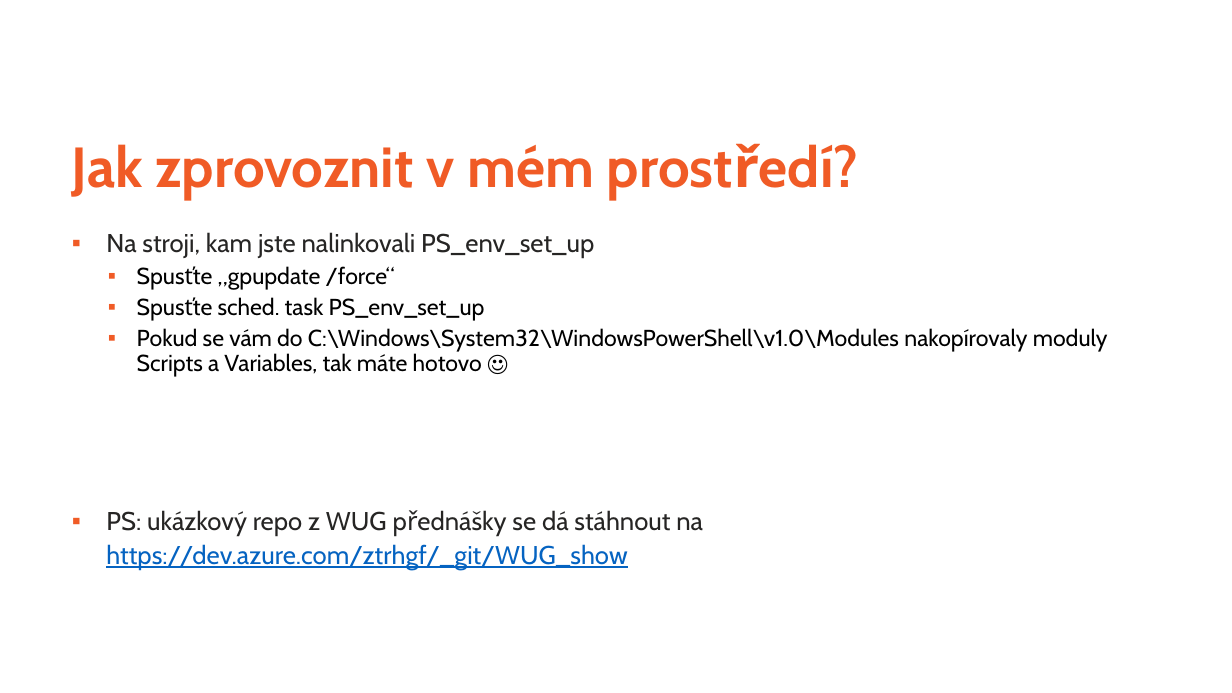
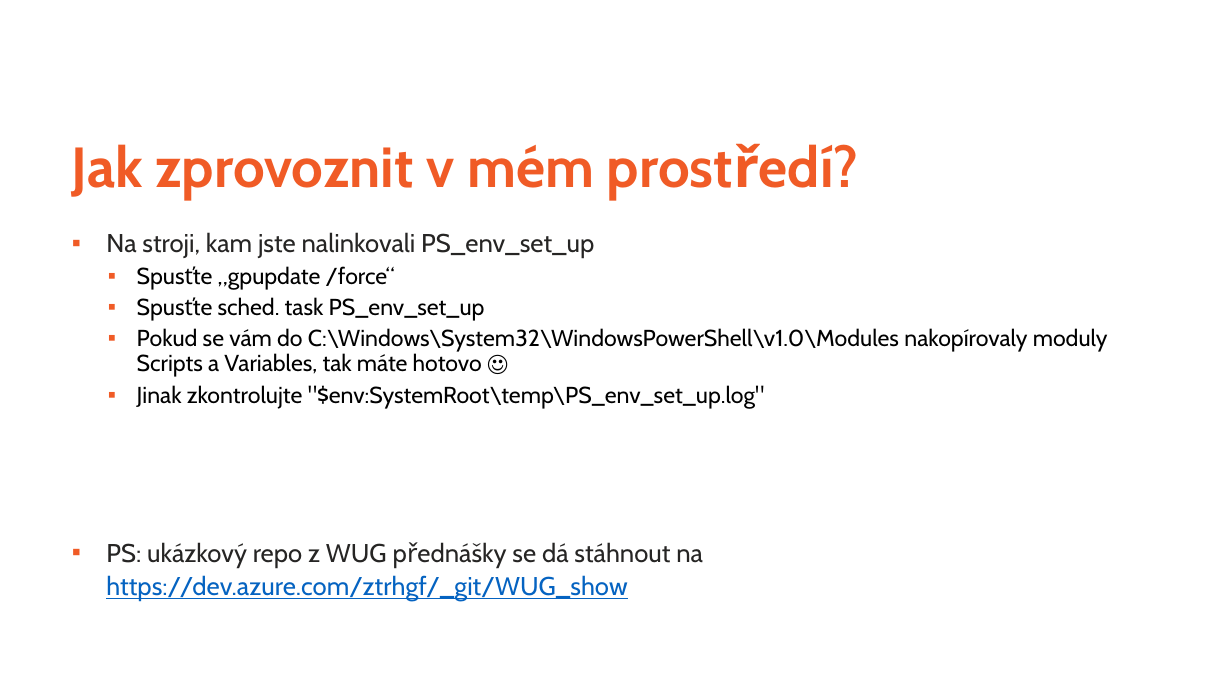
Before and after one commit to ztrhgf/Powershell_CICD_repository, a slide deck: slide 12 of jak zprovoznit CICD Powershell repo.pptx. Drawn at 1232x693 pixels with LibreOffice and Linux fonts; fonts in the diff are those of the drawing; background and template pictures are left out. Boxes give left, top, right and bottom in pixels: in the first picture for what was removed or moved away, otherwise in the second. Text is boxed around its words. In the diff, an @@ line names an element or a change of style, - is before the commit and + after.

Commit message:
slajd: new

```diff
--- a/jak zprovoznit CICD Powershell repo.pptx
+++ b/jak zprovoznit CICD Powershell repo.pptx
@@ text at [137, 385, 765, 409]: paragraph added @@
+  ▪ Jinak zkontrolujte "$env:SystemRoot\temp\PS_env_set_up.log"
```
